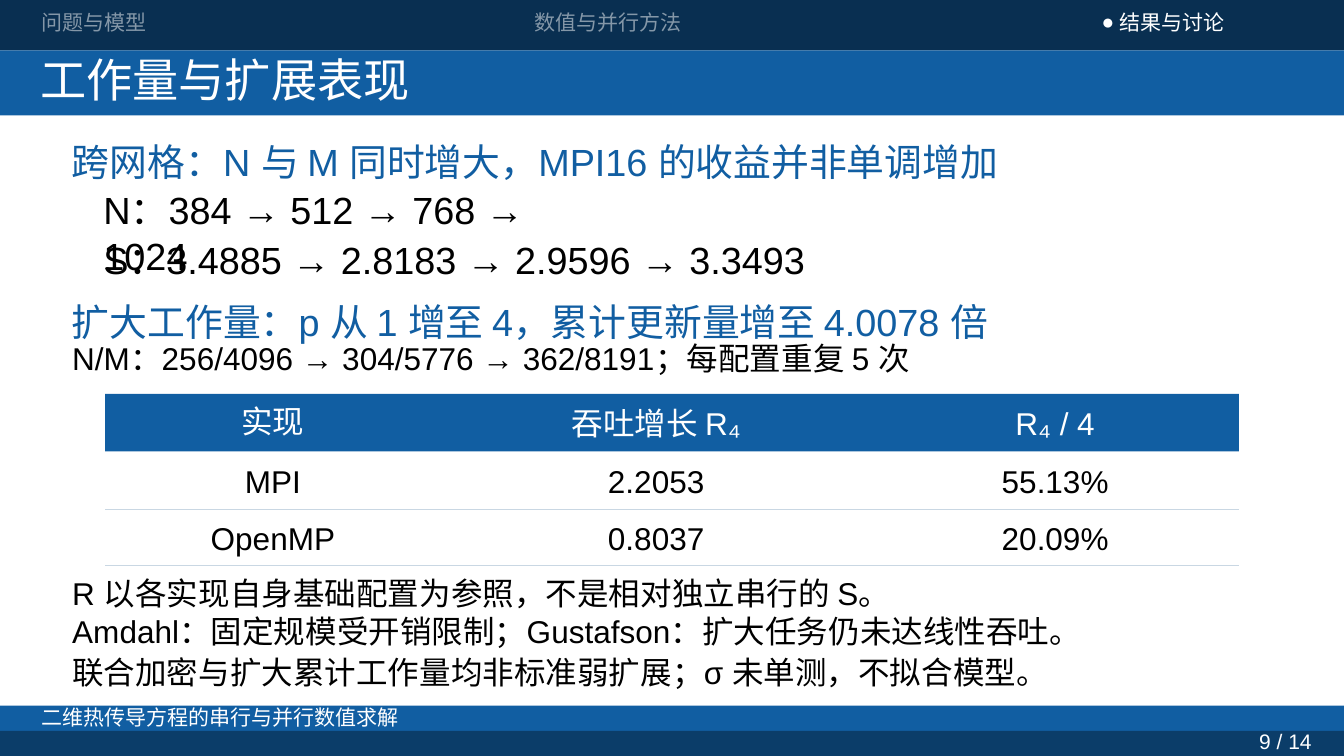
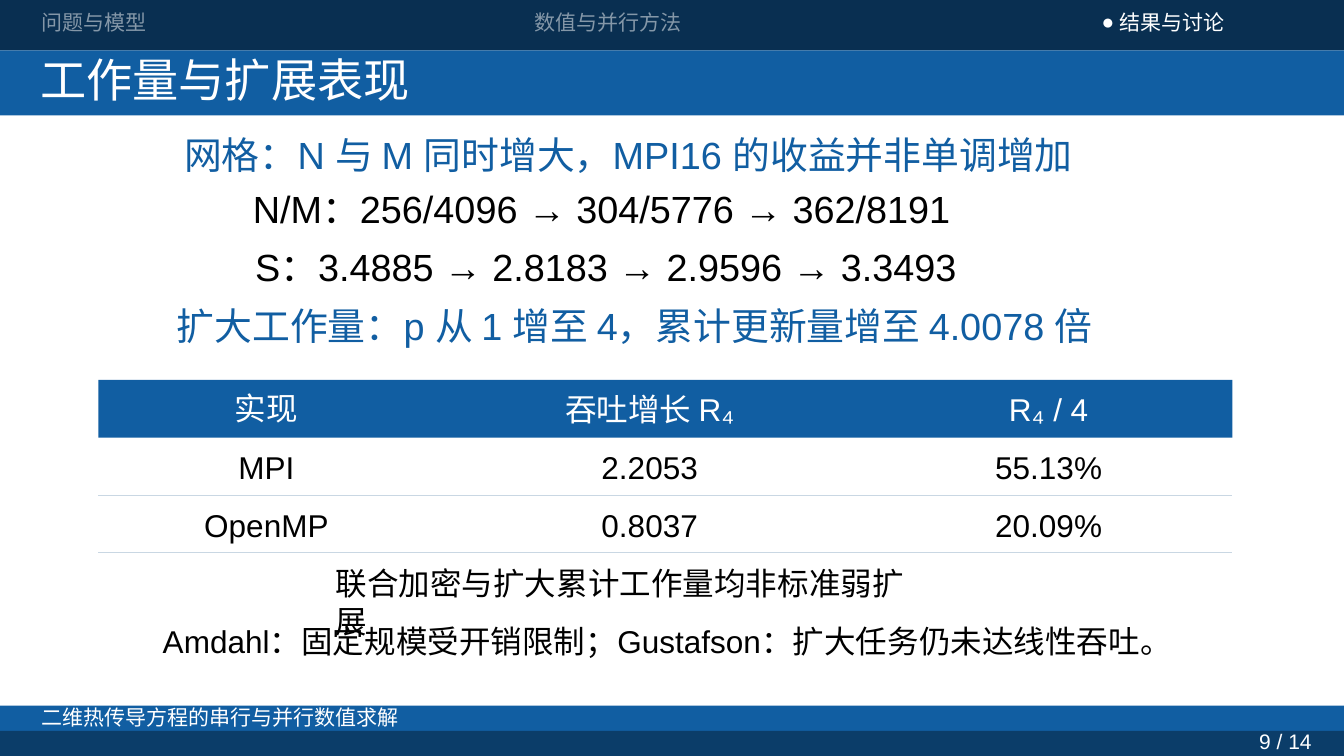
Before and after one commit to JunQianNuo/parallel-heat-solver, a slide deck: slide 9 of report/presentation/current/presentation-v5.pptx. Drawn at 1344x756 pixels with LibreOffice and Linux fonts; fonts in the diff are those of the drawing. Boxes give left, top, right and bottom in pixels: in the first picture for what was removed or moved away, otherwise in the second. Text is boxed around its words. In the diff, an @@ line names an element or a change of style, - is before the commit and + after.

```diff
--- a/report/presentation/current/presentation-v5.pptx
+++ b/report/presentation/current/presentation-v5.pptx
@@ text at (184,137,1072,173): text changed @@
-跨网格：N 与 M 同时增大，MPI16 的收益并非单调增加
+网格：N 与 M 同时增大，MPI16 的收益并非单调增加
@@ text at (253,195,951,224): text changed @@
-N：384 → 512 → 768 → 1024
+N/M：256/4096 → 304/5776 → 362/8191
@@ text "S：3.4885 → 2.8183 → 2.9596 ...": place and size @@
-text "S：3.4885 → 2.8183 → 2.9596 ..." at (103,244,805,275)
+text "S：3.4885 → 2.8183 → 2.9596 ..." at (255,254,957,282)
@@ text "扩大工作量：p 从 1 增至 4，累计更新量增至 ...": place and size @@
-text "扩大工作量：p 从 1 增至 4，累计更新量增至 ..." at (72,304,988,344)
+text "扩大工作量：p 从 1 增至 4，累计更新量增至 ..." at (177,308,1093,348)
@@ text removed at (72,343,910,375) @@
-N/M：256/4096 → 304/5776 → 362/8191；每配置重复 5 次
@@ 9 texts, 2 freeform shapes, 1 rectangle: place and size @@
-9 texts, 2 freeform shapes, 1 rectangle at (105,394,1239,567)
+9 texts, 2 freeform shapes, 1 rectangle at (99,380,1233,554)
@@ text at (335,568,903,598): text changed @@
-联合加密与扩大累计工作量均非标准弱扩展；σ 未单测，不拟合模型。
+联合加密与扩大累计工作量均非标准弱扩展
@@ text removed at (72,578,890,608) @@
-R 以各实现自身基础配置为参照，不是相对独立串行的 S。
@@ text "Amdahl：固定规模受开销限制；Gustafson：扩大任务仍未达线性吞吐。": place and size @@
-text "Amdahl：固定规模受开销限制；Gustafson：扩大任务仍未达线性吞吐。" at (72,618,1081,648)
+text "Amdahl：固定规模受开销限制；Gustafson：扩大任务仍未达线性吞吐。" at (163,628,1172,658)
```
Also in this commit, not shown: 6 other slides changed, 13 other files.
